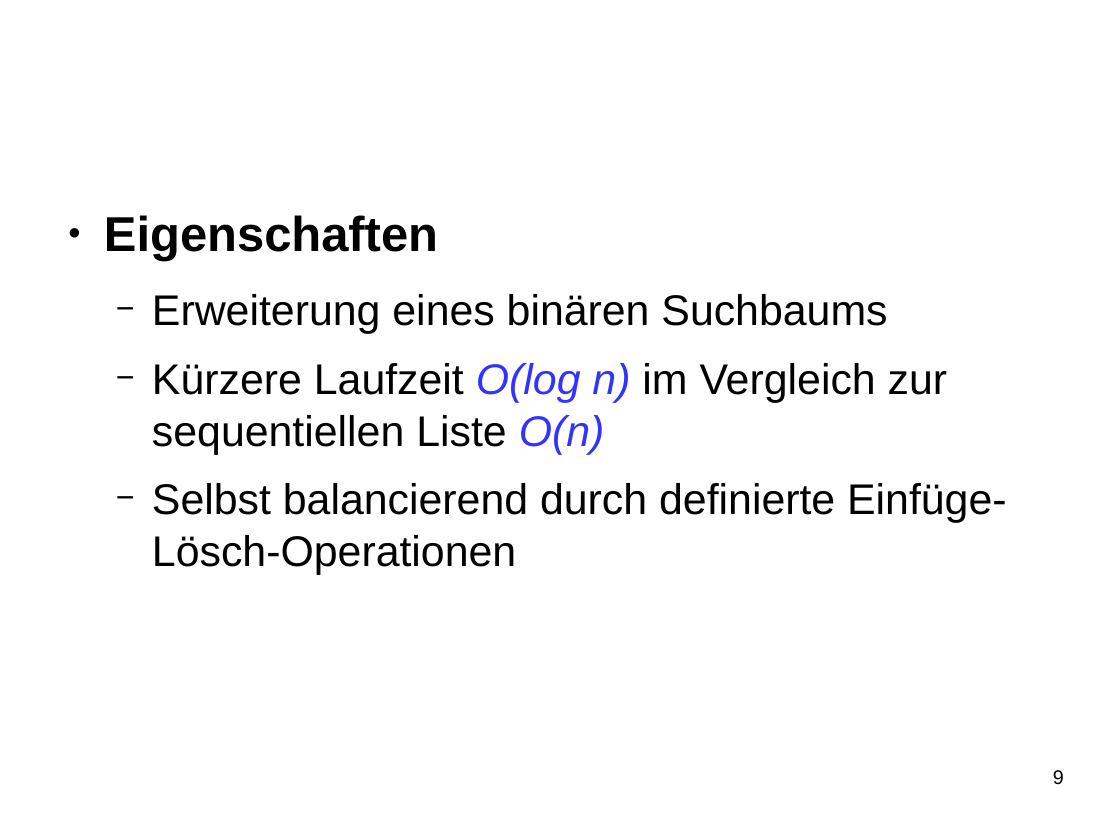
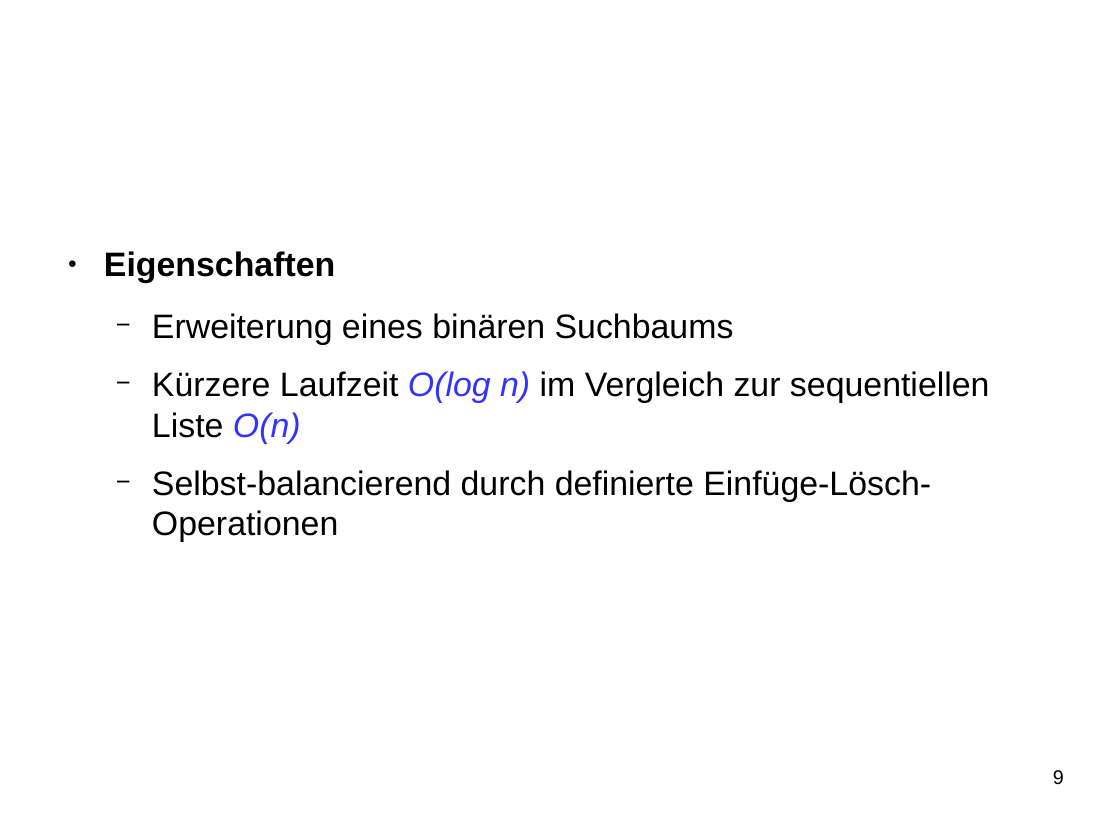
Before and after one commit to SeminararbeitCFS/main, a slide deck: slide 9 of vortrag/vortrag_CFS.odp. Drawn at 1120x840 pixels with LibreOffice and Linux fonts; fonts in the diff are those of the drawing; background and template pictures are left out. Boxes give left, top, right and bottom in pixels: in the first picture for what was removed or moved away, otherwise in the second. Text is boxed around its words. In the diff, an @@ line names an element or a change of style, - is before the commit and + after.

```diff
--- a/vortrag/vortrag_CFS.odp
+++ b/vortrag/vortrag_CFS.odp
@@ text "Eigenschaften": place and size @@
-text "Eigenschaften" at [104, 215, 1007, 574]
+text "Eigenschaften" at [104, 251, 990, 542]
@@ text at [104, 251, 990, 444]: size 34.7 to 24 pt in "Eigenschaften"; size 30.4 to 24 pt in "Erweiterung eines binären Suchbaums", "Kürzere Laufzeit O(log n) im Vergleich zur ..." @@
@@ text at [152, 470, 931, 542]: text changed; size 30.4 to 24 pt @@
-  − Selbst balancierend durch definierte Einfüge-Lösch-Operationen
+  − Selbst-balancierend durch definierte Einfüge-Lösch-Operationen
```
Also in this commit, not shown: 3 other slides changed, 1 slide added, 1 slide removed.
